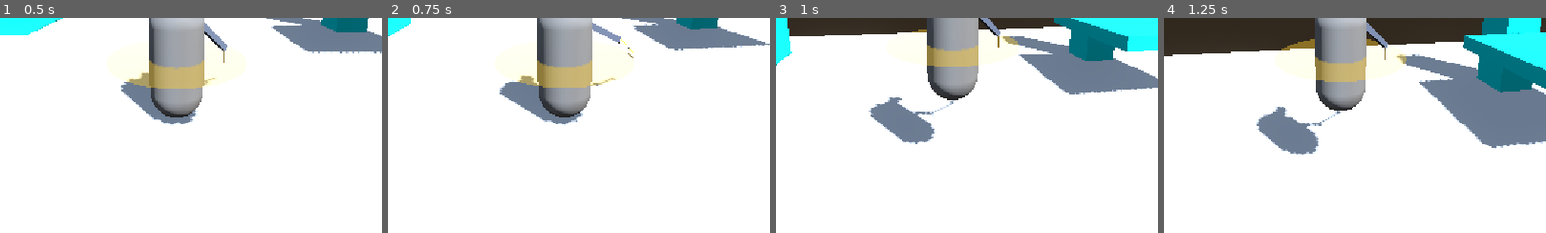
Above: before the commit, frames 1-4 (left to right).
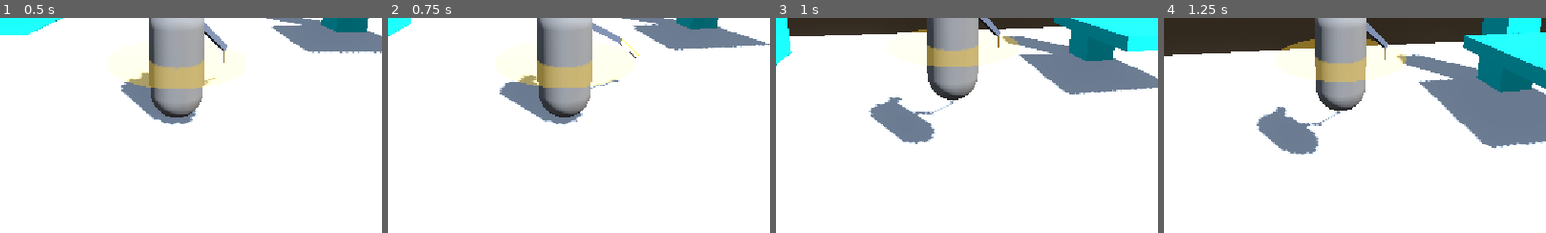
Above: after the commit, the same moments.

Repository: allanbil214/sekiro-like
Game: Godot game, scene res://scenes/arena/test_arena.tscn
The game is run twice, just before and just after one commit, with the same random seed, the same clock (stepped at 60 frames per second) and the same inputs.
Inputs (mouse positions are % of the whole screen's width and height, from its top left):
- Up to frame 1 (0.5 s): no input
- Up to frame 2 (0.75 s): tap Enter at 0.5 s; move the mouse to (55, 50) at 0.52 s; hold W (move_forward) from 0.53 s (still down); click (55, 50) at 0.6 s
- Up to frame 3 (1 s): keep holding W (move_forward); tap Space (jump) at 0.77 s
- Up to frame 4 (1.25 s): keep holding W (move_forward)
The pictures show only the part of the screen within x 27-77%, y 50-100%; the shares and areas given below are measured in that part.

Frame 1 is identical in both runs. In frame 2, 0.3% of the frame differs, in the area x 34-66%, y 8-33%; in frame 3, nothing differs; in frame 4, nothing differs.

Commit message:
feat: add slight body rotation when attacking

Diff:
--- a/scripts/player/sword_visual.gd
+++ b/scripts/player/sword_visual.gd
@@ -43,6 +43,10 @@
 @export var rest_blade_direction: Vector3 = Vector3(0.15, -0.5, -0.85)
 ## Which way the cutting edge faces at rest.
 @export var rest_edge_direction: Vector3 = Vector3(0.0, 1.0, 0.0)
+@export_group("Body twist")
+## How far (degrees) the torso twists for a pose at 3:00 or 9:00. Other poses twist in
+## proportion to how far left or right they are (1:00 = half). 0 turns the twist off.
+@export var max_twist_degrees: float = 30.0
 @export_group("Look and timing")
 @export var idle_color: Color = Color(0.8, 0.8, 0.85)
 @export var active_color: Color = Color(1.0, 0.15, 0.1)
@@ -70,6 +74,11 @@
 var _rest_tip: Vector3 = Vector3.ZERO
 var _rest_blade: Vector3 = Vector3.DOWN
 var _rest_edge: Vector3 = Vector3.UP
+var _twist: float = 0.0
+var _from_twist: float = 0.0
+var _nose: Node3D
+var _nose_base: Vector3 = Vector3.ZERO
+var _nose_twisted: bool = false
 var _returning: bool = false
 var _return_time: float = 0.0
 
@@ -125,6 +134,12 @@
 	_blade_dir = _rest_blade
 	_edge_dir = _rest_edge
 	_returning = false
+	_twist = 0.0
+	_from_twist = 0.0
+	# The torso twist also turns the capsule's nose (a sibling under Visual).
+	_nose = get_parent().get_node_or_null("Nose") as Node3D
+	if _nose != null:
+		_nose_base = Vector3(_nose.position.x, 0.0, _nose.position.z)
 	_apply()
 
 
@@ -156,6 +171,7 @@
 		var t := clampf(time / maxf(windup_end, 0.001), 0.0, 1.0)
 		var k := ease(t, windup_ease)
 		_tip = _from_tip.lerp(windup_point, k) + Vector3.FORWARD * windup_arc_forward * sin(PI * k)
+		_twist = lerpf(_from_twist, _pose_twist(action.swing_windup), k)
 		var travel := _slash_tangent(windup_point, end_point, 0.0)
 		var target := _pose(_tip, travel, wrist_start_angle)
 		_blend_orientation(_from_blade, _from_edge, target[0], target[1], k)
@@ -164,6 +180,7 @@
 		var t := clampf((time - windup_end) / maxf(active_end - windup_end, 0.001), 0.0, 1.0)
 		var s := ease(t, slash_ease)
 		_tip = _slash_point(windup_point, end_point, s)
+		_twist = lerpf(_pose_twist(action.swing_windup), _pose_twist(action.swing_end), s)
 		var travel := _slash_tangent(windup_point, end_point, s)
 		var pose := _pose(_tip, travel, lerpf(wrist_start_angle, wrist_end_angle, s))
 		_blade_dir = pose[0]
@@ -173,6 +190,7 @@
 		var t := clampf((time - active_end) / maxf(action.duration - active_end, 0.001), 0.0, 1.0)
 		var k := ease(t, follow_ease)
 		_tip = end_point.lerp(follow_point, k) + Vector3.FORWARD * windup_arc_forward * sin(PI * k)
+		_twist = lerpf(_pose_twist(action.swing_end), _pose_twist(action.swing_follow), k)
 		var travel := _slash_tangent(windup_point, end_point, 1.0)
 		var overshot := _pose(_tip, travel, wrist_end_angle - follow_overshoot)
 		if t < OVERSHOOT_PORTION:
@@ -205,6 +223,7 @@
 	var t := clampf(_return_time / maxf(rest_return_time, 0.001), 0.0, 1.0)
 	var k := ease(t, -2.0)
 	_tip = _from_tip.lerp(_rest_tip, k)
+	_twist = lerpf(_from_twist, 0.0, k)
 	_blend_orientation(_from_blade, _from_edge, _rest_blade, _rest_edge, k)
 	_apply()
 	if t >= 1.0:
@@ -262,6 +281,7 @@
 	_from_tip = _tip
 	_from_blade = _blade_dir
 	_from_edge = _edge_dir
+	_from_twist = _twist
 
 
 func _blend_orientation(from_blade: Vector3, from_edge: Vector3, to_blade: Vector3, to_edge: Vector3, t: float) -> void:
@@ -282,9 +302,32 @@
 		_material.albedo_color = active_color if active else idle_color
 
 
+## Torso twist for a clock pose: positive = twisted to the right, negative = to the left.
+func _pose_twist(pose: Vector3) -> float:
+	return max_twist_degrees * sin(deg_to_rad(pose.x * 30.0))
+
+
+## Turn the whole arm swing (and the capsule's nose) around the body's vertical axis.
+## Godot's positive Y rotation turns the player's front toward its left, so a twist to the
+## right is a negative angle.
+func _apply_twist() -> void:
+	var yaw := -deg_to_rad(_twist)
+	rotation.y = yaw
+	if _nose == null:
+		return
+	if absf(_twist) < 0.001 and not _nose_twisted:
+		return
+	var turned := _nose_base.rotated(Vector3.UP, yaw)
+	_nose.position.x = turned.x
+	_nose.position.z = turned.z
+	_nose.rotation.y = yaw
+	_nose_twisted = absf(_twist) >= 0.001
+
+
 ## Place the arm and hand, and build the blade's orientation: local -Z along the blade,
 ## local +X toward the cutting edge.
 func _apply() -> void:
+	_apply_twist()
 	var arm_dir := _arm_direction(_tip)
 	var arm_up := Vector3.UP
 	if absf(arm_dir.dot(Vector3.UP)) > 0.99:
